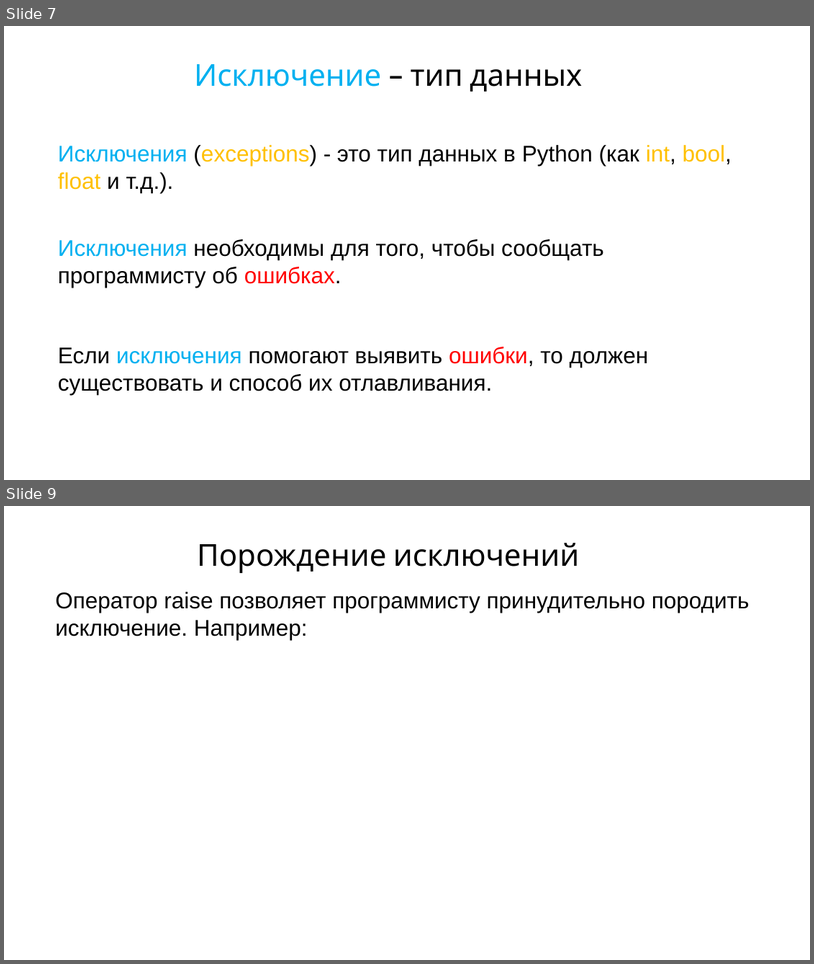
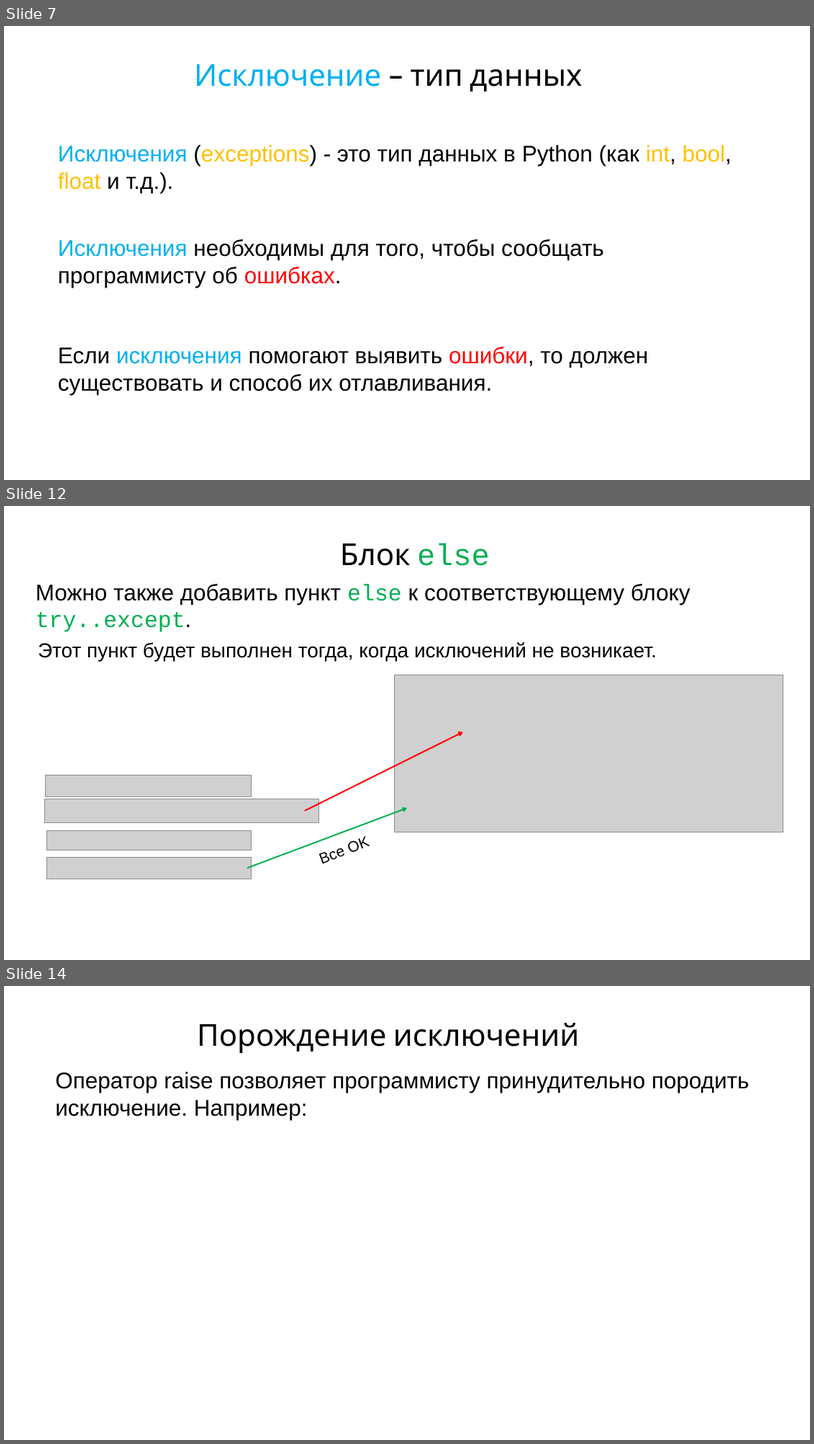
Before and after one commit to maxchv/LearnPython, a slide deck: week05/Exceptions.pptx. Shown one above the other, each under a label of ours: slides 7 and 9 before the commit, slides 7, 12 and 14 after it; the slides between them are not shown. The pictures are 814x964 and 814x1444 pixels, drawn with LibreOffice and Linux fonts; fonts in the diff are those of the drawing; grey boxes stand for pictures. Boxes give left, top, right and bottom in pixels: in the first picture for what was removed or moved away, otherwise in the second. Text is boxed around its words. In the diff, an @@ line names an element or a change of style, - is before the commit and + after.

```diff
--- a/week05/Exceptions.pptx
+++ b/week05/Exceptions.pptx
@@ slide 12 added at (x1=4, y1=506, x2=810, y2=960), background #FFFFFF @@
@@ text added at (x1=340, y1=543, x2=490, y2=566), 48 pt, text #000000 @@
+Блок else
@@ text added at (x1=36, y1=584, x2=691, y2=632), 36 pt, text #000000 @@
+Можно также добавить пункт else к соответствующему блоку try..except.
@@ text added at (x1=38, y1=642, x2=656, y2=661), 32 pt, text #000000 @@
+Этот пункт будет выполнен тогда, когда исключений не возникает.
@@ picture added at (x1=394, y1=674, x2=783, y2=831) @@
@@ arrow added from (305, 811) to (463, 732), #FF0000 2.25 pt @@
@@ picture added at (x1=45, y1=775, x2=251, y2=797) @@
@@ text added at (x1=195, y1=783, x2=493, y2=916), 24 pt, text #000000 @@
+Все OK
@@ picture added at (x1=45, y1=798, x2=319, y2=822) @@
@@ arrow added from (247, 867) to (407, 808), #00B050 2.25 pt @@
@@ picture added at (x1=46, y1=830, x2=251, y2=849) @@
@@ picture added at (x1=46, y1=857, x2=251, y2=878) @@
@@ what was slide 9 is now slide 14 @@
```
Also in this commit, not shown: 2 slides changed, 4 other slides added, 1 other file.
